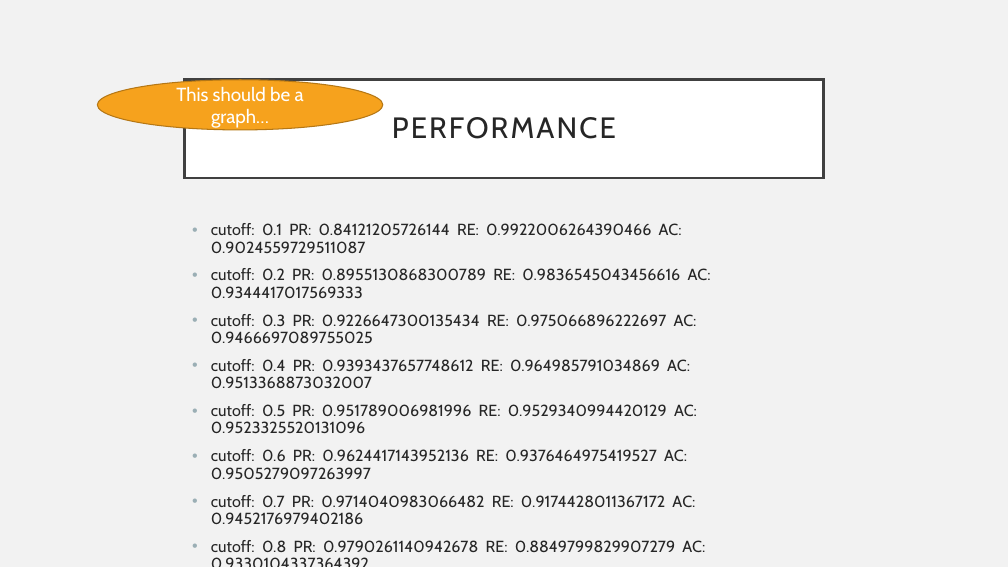
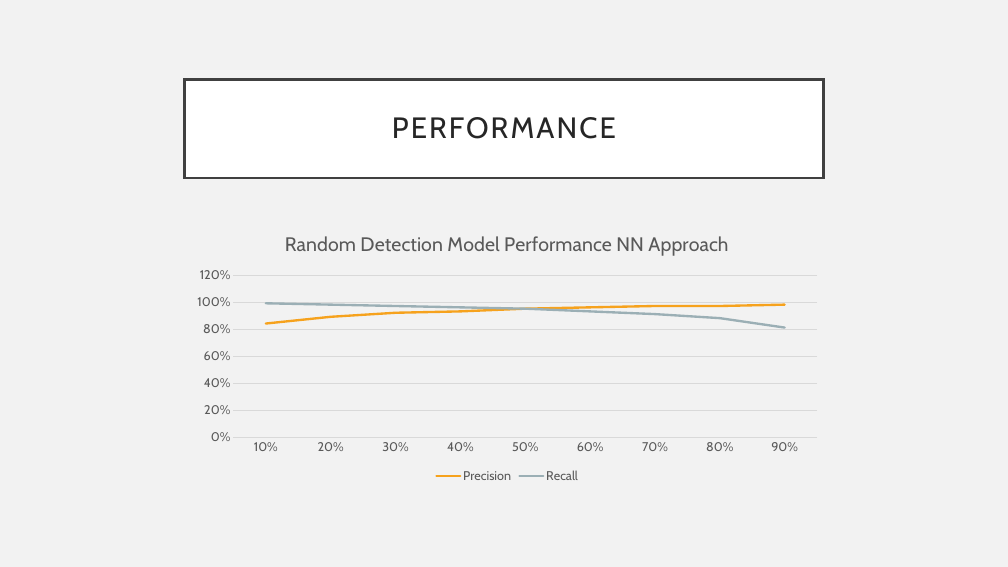
Before and after one commit to yuvalb9/MTA_Learning_from_examples, a slide deck: slide 15 of Deep learning.pptx. Drawn at 1008x567 pixels with LibreOffice and Linux fonts; fonts in the diff are those of the drawing. Boxes give left, top, right and bottom in pixels: in the first picture for what was removed or moved away, otherwise in the second. Text is boxed around its words. In the diff, an @@ line names an element or a change of style, - is before the commit and + after.

```diff
--- a/Deep learning.pptx
+++ b/Deep learning.pptx
@@ ellipse removed at <box>98,79,383,129</box> @@
-This should be a graph…
@@ line chart added at <box>185,217,830,487</box> @@
+title "Random Detection Model Performance NN Approach "
+categories: 0.1, 0.2, 0.3, 0.4, 0.5, 0.6, 0.7, 0.8, 0.9
+Precision: 0.84, 0.89, 0.92, 0.93, 0.95, 0.96, 0.97, 0.97, 0.98
+Recall: 0.99, 0.98, 0.97, 0.96, 0.95, 0.93, 0.91, 0.88, 0.81
@@ text removed at <box>211,223,711,552</box> @@
-• cutoff: 0.1 PR: 0.84121205726144 RE: 0.9922006264390466 AC: 0.9024559729511087
-• cutoff: 0.2 PR: 0.8955130868300789 RE: 0.9836545043456616 AC: 0.9344417017569333
-• cutoff: 0.3 PR: 0.9226647300135434 RE: 0.975066896222697 AC: 0.9466697089755025
-• cutoff: 0.4 PR: 0.9393437657748612 RE: 0.964985791034869 AC: 0.9513368873032007
-• cutoff: 0.5 PR: 0.951789006981996 RE: 0.9529340994420129 AC: 0.9523325520131096
-• cutoff: 0.6 PR: 0.9624417143952136 RE: 0.9376464975419527 AC: 0.9505279097263997
-• cutoff: 0.7 PR: 0.9714040983066482 RE: 0.9174428011367172 AC: 0.9452176979402186
-• cutoff: 0.8 PR: 0.9790261140942678 RE: 0.8849799829907279 AC: 0.9330104337364392
-• cutoff: 0.9 PR: 0.9861890916382595 RE: 0.8161339169034828 AC: 0.9023522578771599
```
Also in this commit, not shown: 1 other slide changed.
